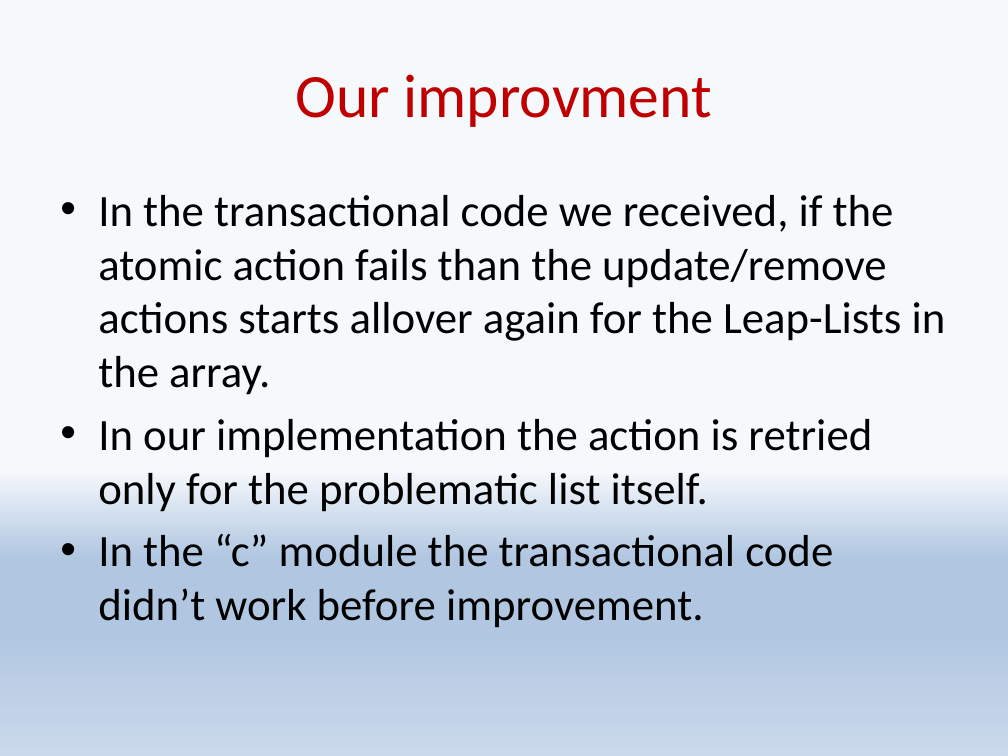
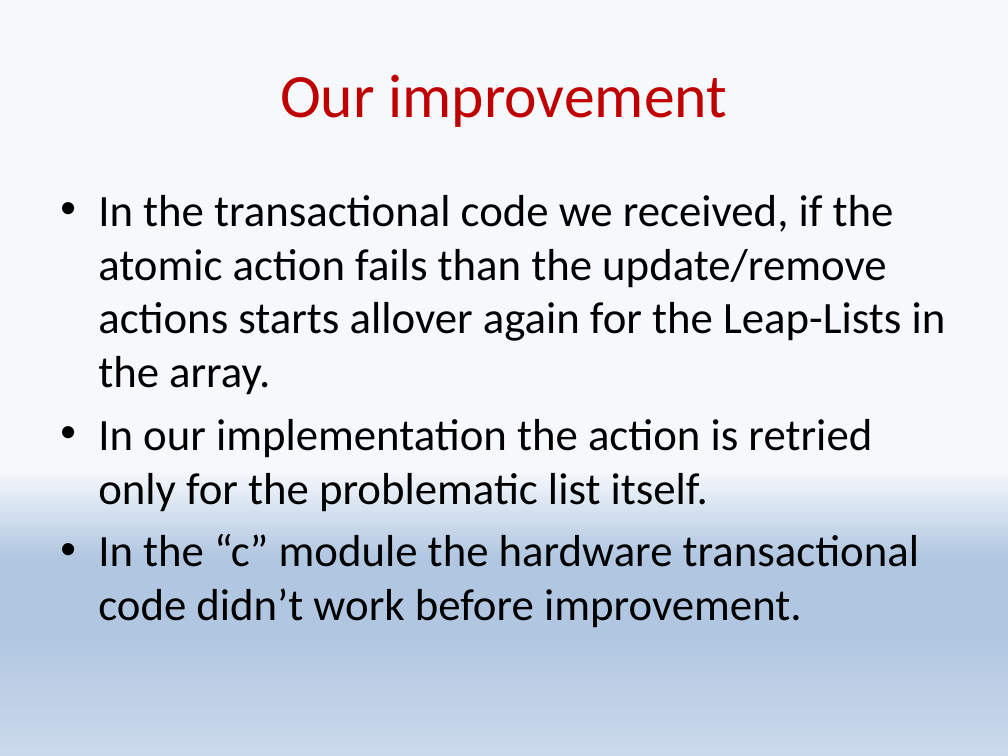
Before and after one commit to shaypele/LeapList, a slide deck: slide 9 of Leaplist.pptx. Drawn at 1008x756 pixels with LibreOffice and Linux fonts; fonts in the diff are those of the drawing. Boxes give left, top, right and bottom in pixels: in the first picture for what was removed or moved away, otherwise in the second. Text is boxed around its words. In the diff, an @@ line names an element or a change of style, - is before the commit and + after.

```diff
--- a/Leaplist.pptx
+++ b/Leaplist.pptx
@@ title at (280,74,727,127): text changed @@
-Our improvment
+Our improvement
@@ text at (98,534,919,628): text changed @@
-• In the “c” module the transactional code didn’t work before improvement.
+• In the “c” module the hardware transactional code didn’t work before improvement.
```
Also in this commit, not shown: 3 other slides changed, 3 slides added, 3 other files.
